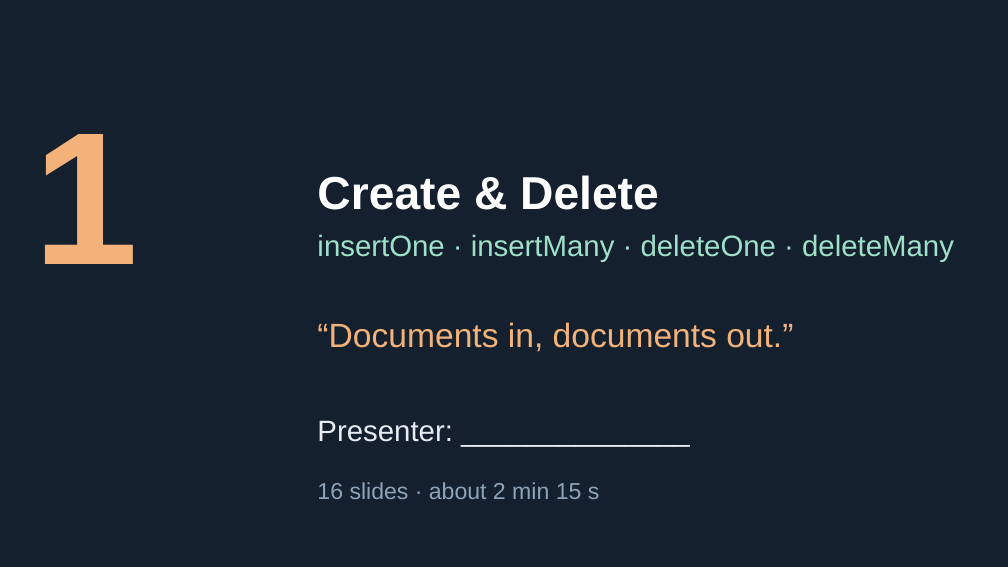
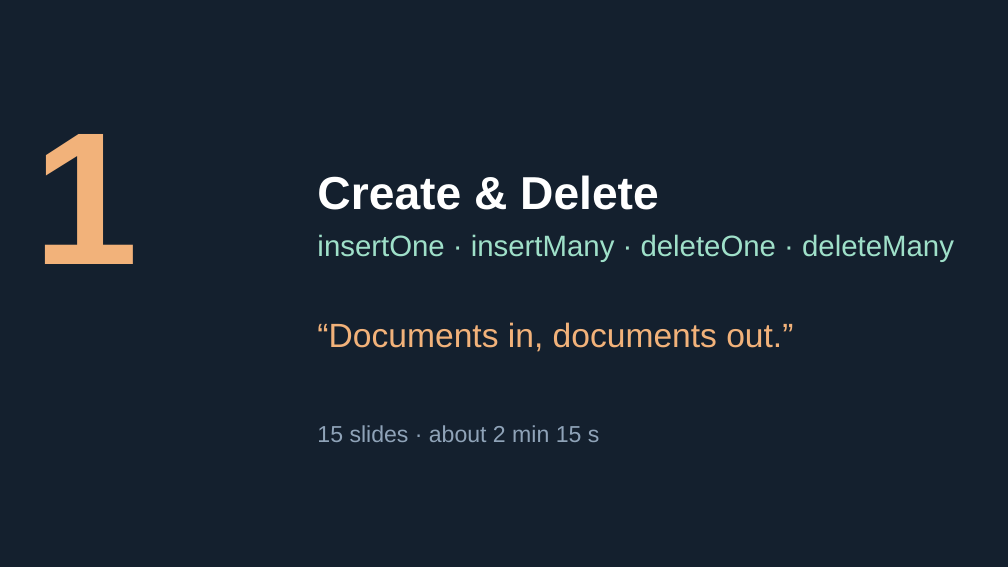
Before and after one commit to Tiredicey/ADBS, a slide deck: slide 4 of 02_GROUP_DECK/ADBS_GROUP_DECK.pptx (slide 6 before the commit). Drawn at 1008x567 pixels with LibreOffice and Linux fonts; fonts in the diff are those of the drawing. Boxes give left, top, right and bottom in pixels: in the first picture for what was removed or moved away, otherwise in the second. Text is boxed around its words. In the diff, an @@ line names an element or a change of style, - is before the commit and + after.

```diff
--- a/02_GROUP_DECK/ADBS_GROUP_DECK.pptx
+++ b/02_GROUP_DECK/ADBS_GROUP_DECK.pptx
@@ text at <box>317,425,600,442</box>: text changed @@
-16 slides · about 2 min 15 s
+15 slides · about 2 min 15 s
@@ text removed at <box>317,420,452,442</box> @@
-Presenter: ______________
```
Also in this commit, not shown: 32 other slides changed, 4 slides removed, 3 other files.
